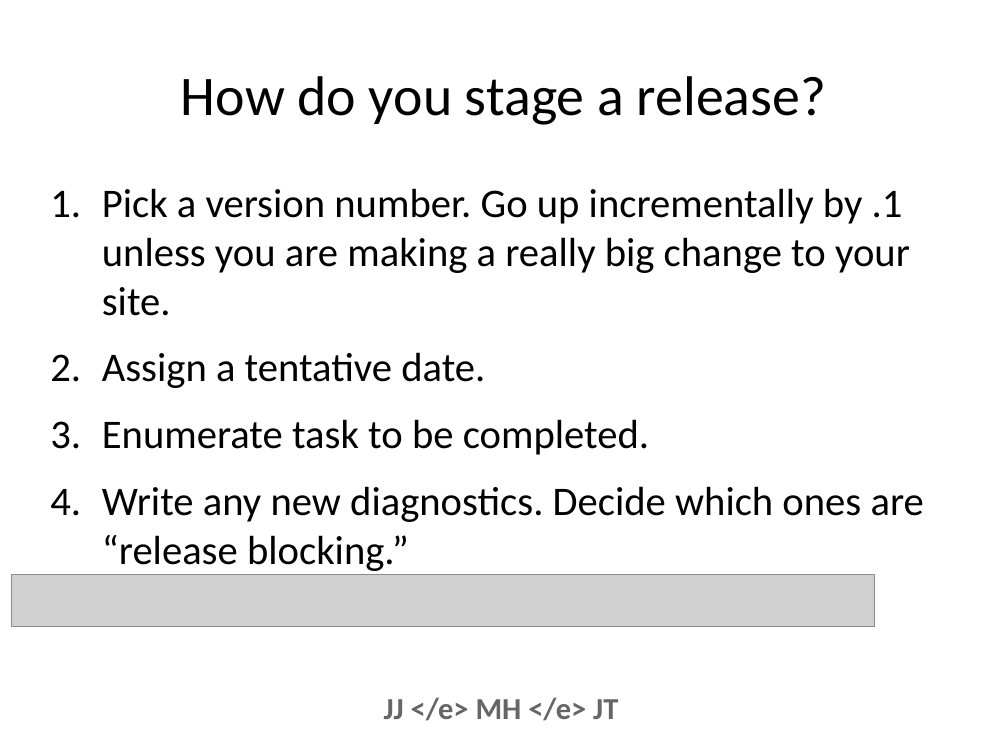
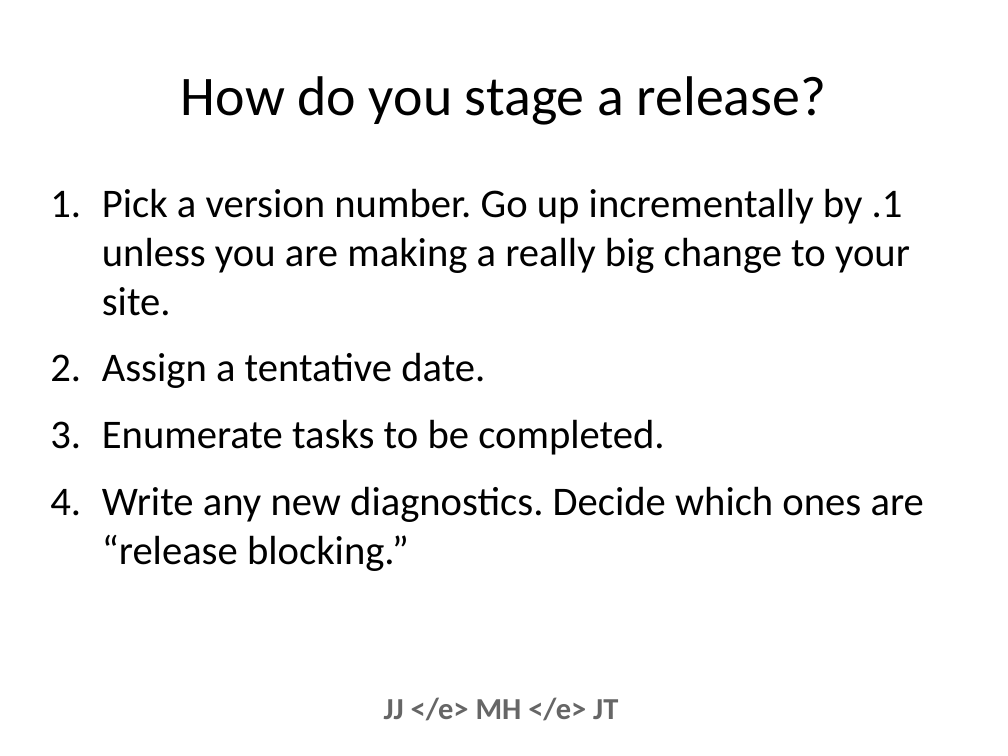
Before and after one commit to projectEndings/Endings, a slide deck: slide 13 of presentations/dhsi2019/what_is_a_release.odp (slide 12 before the commit). Drawn at 1008x756 pixels with LibreOffice and Linux fonts; fonts in the diff are those of the drawing; grey boxes stand for pictures; background and template pictures are left out. Boxes give left, top, right and bottom in pixels: in the first picture for what was removed or moved away, otherwise in the second. Text is boxed around its words. In the diff, an @@ line names an element or a change of style, - is before the commit and + after.

Commit message:
Made final changes to presentations on releases

```diff
--- a/presentations/dhsi2019/what_is_a_release.odp
+++ b/presentations/dhsi2019/what_is_a_release.odp
@@ text at (102, 419, 664, 455): text changed @@
-3. Enumerate task to be completed.
+3. Enumerate tasks to be completed.
@@ picture removed at (11, 575, 875, 627) @@
```
Also in this commit, not shown: 3 other slides changed, 1 slide added, 1 other file.
